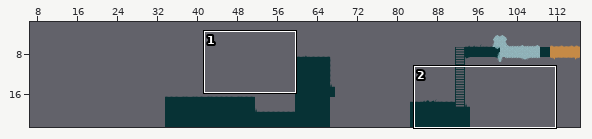
Two states of a Tiled map, core/assets/lvl/1.tmx. The first picture is a wide view before the edit; the outline marks the close-up.
Close-up. Old version:
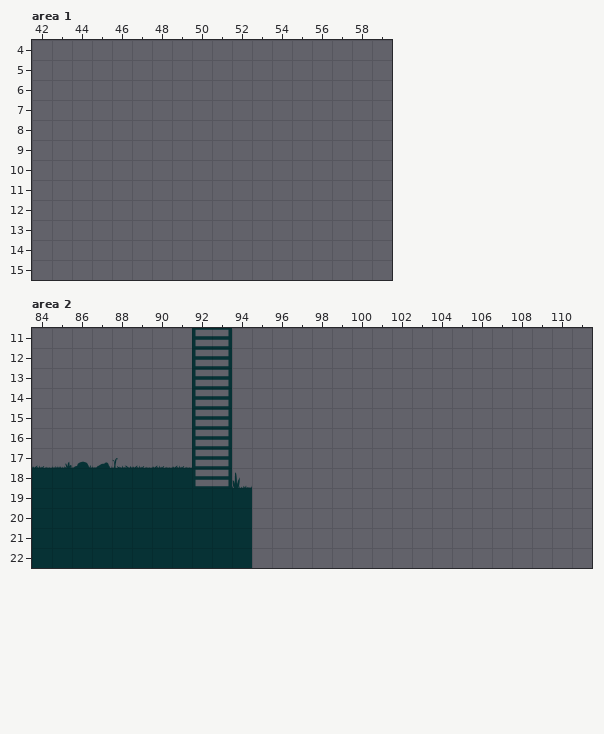
Cells are 32x32 px. Shown: area 1 x 42..59, y 4..15; area 2 x 84..111, y 11..22. The commit also changed other parts of the map, which this record leaves out. The old version is drawn lined up with the new one.
New version:
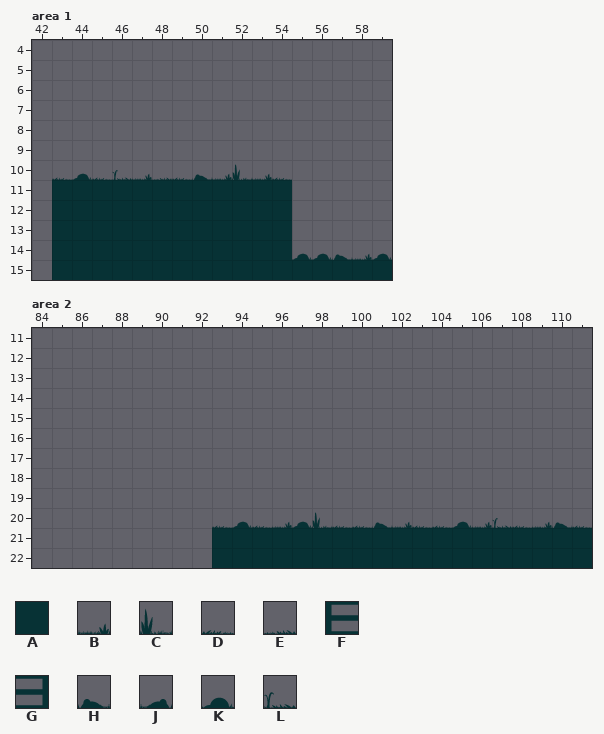
Key: from "tileset": A 0, B 1, C 2, D 3, E 3 flipped left-right, F 8, G 8 flipped left-right, H 9, J 9 flipped left-right, K 10, L 11.
_ is an empty cell, . an unchanged one.
Difference:
map size 120x23 -> 200x23 cells (old content now starts at 34,0; both pictures use the new coordinates)
--- layer "Tiles", area 1
@@ x 43..59 @@
-10 ____________.....
-11 ____________.....
-12 ____________.....
-13 ____________.....
-14 _________________
-15 _________________
+10 DKDLBEDHBCBD.....
+11 AAAAAAAAAAAA.....
+12 AAAAAAAAAAAA.....
+13 AAAAAAAAAAAA.....
+14 AAAAAAAAAAAAKKHBK
+15 AAAAAAAAAAAAAAAAA
--- layer "Tiles", area 2
@@ x 84..111 @@
-11 ........FG..................
-12 ........FG..................
-13 ........FG..................
-14 ........FG..................
-15 ........FG..................
-16 ........FG..................
-17 DBKJLDDDFG..................
-18 AAAAAAAAFGC.................
-19 AAAAAAAAAAA.................
-20 AAAAAAAAAAA_________________
-21 AAAAAAAAA.._________________
-22 AAAAAAAAA.._________________
+11 ........__..................
+12 ........__..................
+13 ........__..................
+14 ........__..................
+15 ........__..................
+16 ........__..................
+17 __________..................
+18 ___________.................
+19 ___________.................
+20 _________DKDBKCDDHBDDKBLDBHD
+21 _________..AAAAAAAAAAAAAAAAA
+22 _________..AAAAAAAAAAAAAAAAA
Where, in picture pixels (left, top, right, bottom), the same in both close-ups:
added: (52, 164, 392, 280)
changed: (32, 328, 592, 568)
